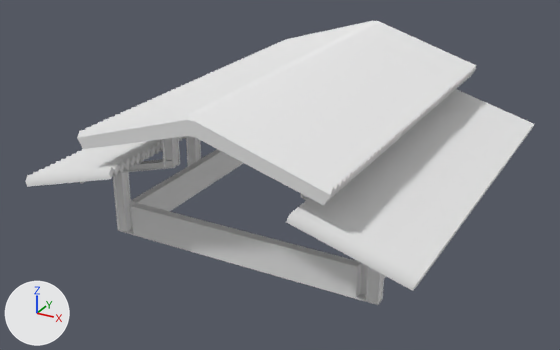
What one commit did to the FBX model Simulador_PDT36/Assets/3D/HangarPetrotec.fbx.
One viewpoint serves both versions: a 50 mm camera at (327.0, -638.0, 344.0) aimed at (-11.0, -24.0, 37.0). Arrows for +X, +Y and +Z are at lower left; the lights stay in place. The first picture is the older version. Where no turn or scale is listed for an object, it has been applied to the vertices.

In view in the first picture: 'BackPillar', 'Base', 'CenterPillar', 'CenterRoof', 'LeftRoof', 'RightRoof'.
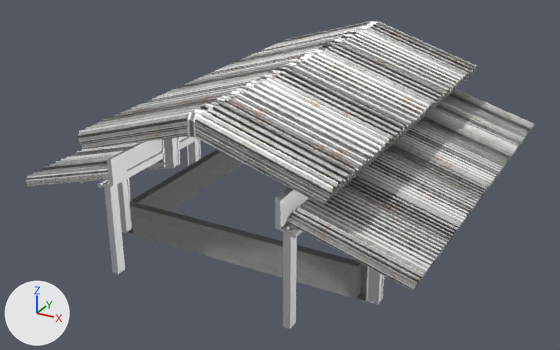
Pixel boxes [x1, y1, x2, y2] of what changed, in the pictures (560 x 350 px):
'CenterRoof', recoloured, surface changed (white to grey)
    both: [77, 21, 476, 205]
'RightRoof', recoloured, surface changed (white to grey)
    both: [286, 89, 534, 291]
'Base', recoloured (white to grey)
    both: [127, 149, 386, 301]
'LeftRoof', recoloured (white to grey)
    both: [25, 142, 140, 187]
'LeftGutter', added
    after: [98, 136, 198, 274]
'BackPillar', recoloured
    both: [117, 137, 384, 305]
'RightGutter', added
    after: [275, 187, 309, 329]
'CenterPillar', recoloured (white to grey)
    both: [187, 139, 201, 166]

The change, as a diff of the scene's bpy script:
```diff
--- a/Simulador_PDT36/Assets/3D/HangarPetrotec.fbx.py
+++ b/Simulador_PDT36/Assets/3D/HangarPetrotec.fbx.py
@@ mat_roofmaterial @@
+mat_roofmaterial = bpy.data.materials.new('RoofMaterial')
+# uses the picture img_corrugated_metal_004_color_jpg
+# uses the picture img_corrugated_metal_004_norm_jpg
@@ mat_pillarmaterial @@
+mat_pillarmaterial = bpy.data.materials.new('PillarMaterial')
+# uses the picture img_metal_006_normal_jpg
@@ mat_basematerial @@
+mat_basematerial = bpy.data.materials.new('BaseMaterial')
+# uses the picture img_concrete_017_basecolor_jpg
+# uses the picture img_concrete_017_normal_jpg
@@ mat_gunttermaterial @@
+mat_gunttermaterial = bpy.data.materials.new('GuntterMaterial')
+# uses the picture img_metal_006_normal_jpg
@@ me_cube @@
 me_cube.from_pydata(...)  # 44 vertices, 48 faces; spans x -125.0..125.0, y -125.0..125.0, z -10.0..21.0
-me_cube.materials.append(mat_material)  # white #e7e7e7
+me_cube.materials.append(mat_basematerial)
@@ me_cube_001 @@
 me_cube_001.from_pydata(...)  # 412 vertices, 410 faces; spans x -51.0..51.0, y -184.0..184.0, z -22.0..17.0
+me_cube_001.materials.append(mat_roofmaterial)
@@ me_cube_005 @@
 me_cube_005.from_pydata(...)  # 524 vertices, 522 faces; spans x -136.0..136.0, y -5.0..5.0, z -8.0..131.0
+me_cube_005.materials.append(mat_pillarmaterial)
@@ me_cube_009 @@
 me_cube_009.from_pydata(...)  # 524 vertices, 522 faces; spans x -136.0..136.0, y -5.0..5.0, z -8.0..131.0
+me_cube_009.materials.append(mat_pillarmaterial)
@@ me_cube_006 @@
 me_cube_006.from_pydata(...)  # 776 vertices, 774 faces; spans x -118.0..118.0, y -184.0..184.0, z 108.0..159.0
+# me_cube_006 part 1: texture (UV) coordinates of 774 of 774 faces, centred in x -115.0..115.0, y -184.0..184.0, z 116.0..156.0, changed; they spanned u 0.37..0.88, v 0.0..0.75 and now span u -3.08..4.33, v -2.34..1.98
+me_cube_006.materials.append(mat_roofmaterial)
@@ me_cube_002 @@
 me_cube_002.from_pydata(...)  # 412 vertices, 410 faces; spans x -54.0..51.0, y -184.0..184.0, z -21.0..17.0
+# me_cube_002 part 2: texture (UV) coordinates of 410 of 410 faces, centred in x -52.0..49.0, y -184.0..184.0, z -17.0..12.0, changed; they spanned u 0.12..0.88, v 0.0..1.0 and now span u -5.63..3.56, v -2.28..3.28
+me_cube_002.materials.append(mat_roofmaterial)
@@ ob_rightgutter @@
+ob_rightgutter = bpy.data.objects.new('RightGutter', me_cube_008)  # 168 vertices, 164 faces; spans x -8.0..9.0, y -190.0..190.0, z -85.0..26.0
+ob_rightgutter.location = (84.9, -1.0, 75.0)
@@ ob_leftgutter @@
+ob_leftgutter = bpy.data.objects.new('LeftGutter', me_cube_003)  # 168 vertices, 164 faces; spans x -9.0..8.0, y -190.0..190.0, z -85.0..26.0
+ob_leftgutter.location = (-85.0, -1.0, 75.0)
```
